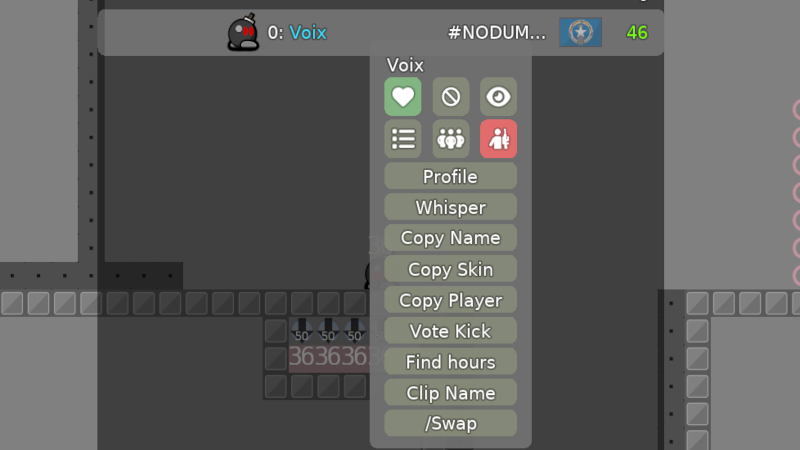
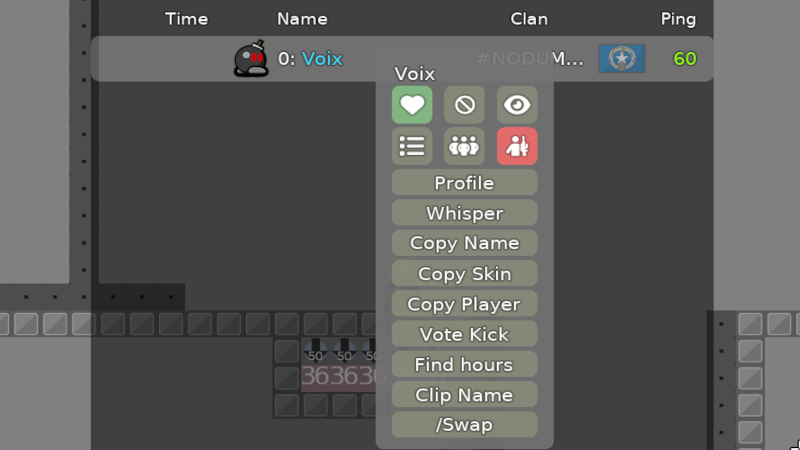
Layered file, before and after one edit (800px x 450px). Changes by layer:
renamed "Pasted Layer #9" to "Pasted Layer #10", painted on it over box(0, 0, 800, 450)
